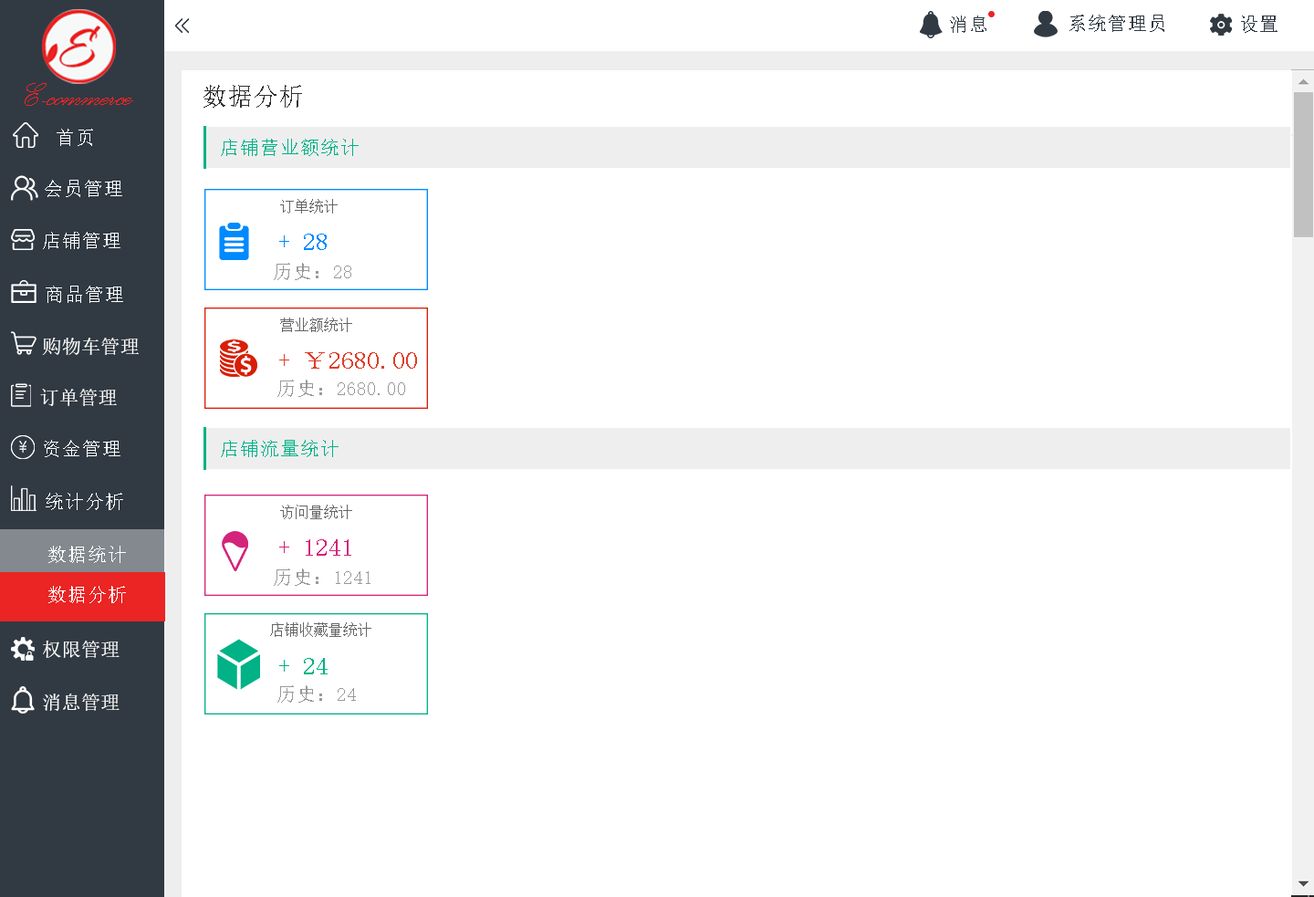
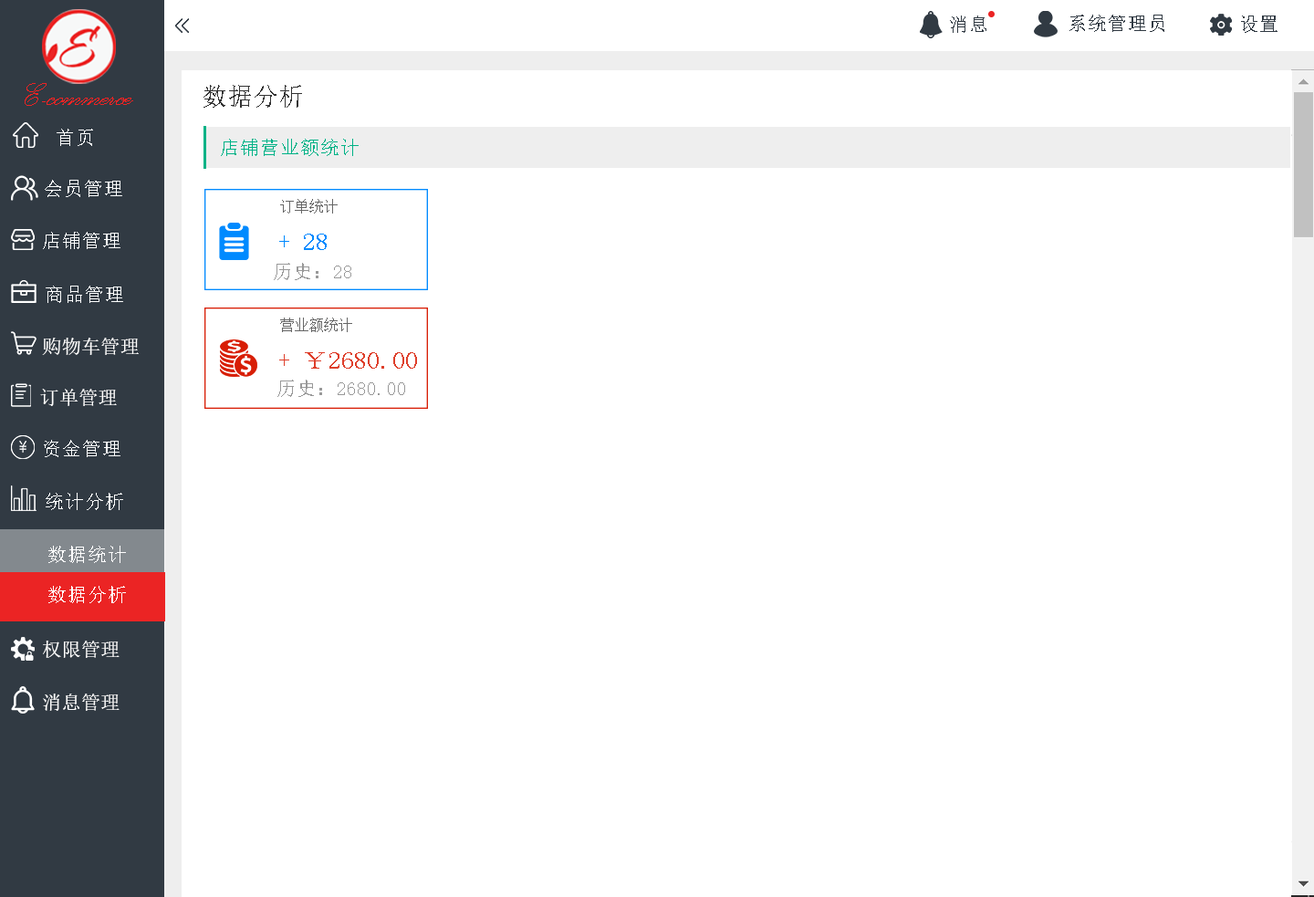
Layers edited between the first and the second 1314px x 897px image:
removed group "店铺数据分析" (17 layers) from group "主题内容" over 203, 427, 1291, 715
removed group "店铺流量访问量统计" (5 layers) from group "店铺数据分析" over 204, 494, 429, 597
removed layer "历史：1241" from group "店铺流量访问量统计" over 273, 568, 371, 587
removed layer "+ 1241" from group "店铺流量访问量统计" over 279, 539, 352, 556
removed layer "访问量统计" from group "店铺流量访问量统计" over 280, 504, 353, 520
removed layer "矩形 4" (3rd of 4, in "主题内容" › "店铺数据分析" › "店铺流量访问量统计") from group "店铺流量访问量统计" over 204, 494, 429, 597
removed layer "流量统计23" from group "店铺流量访问量统计" over 221, 531, 249, 572
removed group "店铺收藏量统计" (1st of 2, in "主题内容" › "店铺数据分析") (6 layers) from group "店铺数据分析" over 204, 613, 429, 715
removed layer "历史：24" from group "店铺收藏量统计" over 277, 685, 357, 703
removed layer "+ 24" from group "店铺收藏量统计" over 279, 658, 328, 675
removed layer "店铺收藏量统计" (2nd of 2, in "主题内容" › "店铺数据分析" › "店铺收藏量统计") from group "店铺收藏量统计" over 270, 622, 372, 638
removed layer "矩形 4" (4th of 4, in "主题内容" › "店铺数据分析" › "店铺收藏量统计") from group "店铺收藏量统计" over 204, 613, 429, 715
removed layer "收藏" from group "店铺收藏量统计" over 217, 638, 261, 691
removed group "小标题" (2nd of 2, in "主题内容" › "店铺数据分析") (3 layers) from group "店铺数据分析" over 203, 427, 1291, 471
removed layer "店铺流量统计" from group "小标题" over 220, 439, 339, 458
removed layer "形状 1" (2nd of 2, in "主题内容" › "店铺数据分析" › "小标题") from group "小标题" over 203, 427, 207, 471
removed layer "矩形 2" (2nd of 2, in "主题内容" › "店铺数据分析" › "小标题") from group "小标题" over 203, 428, 1291, 470
